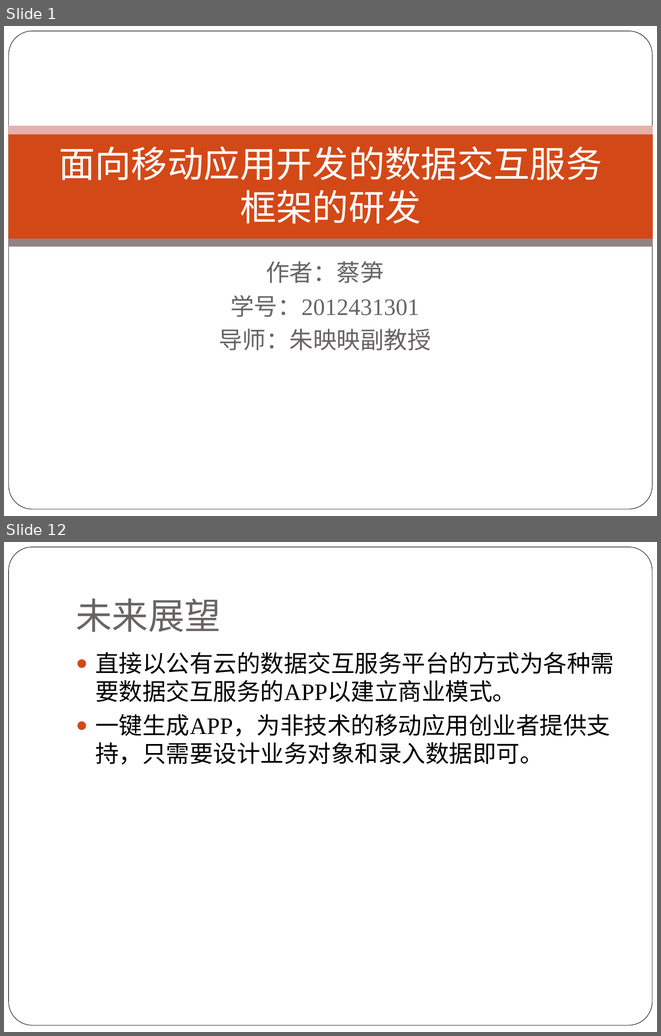
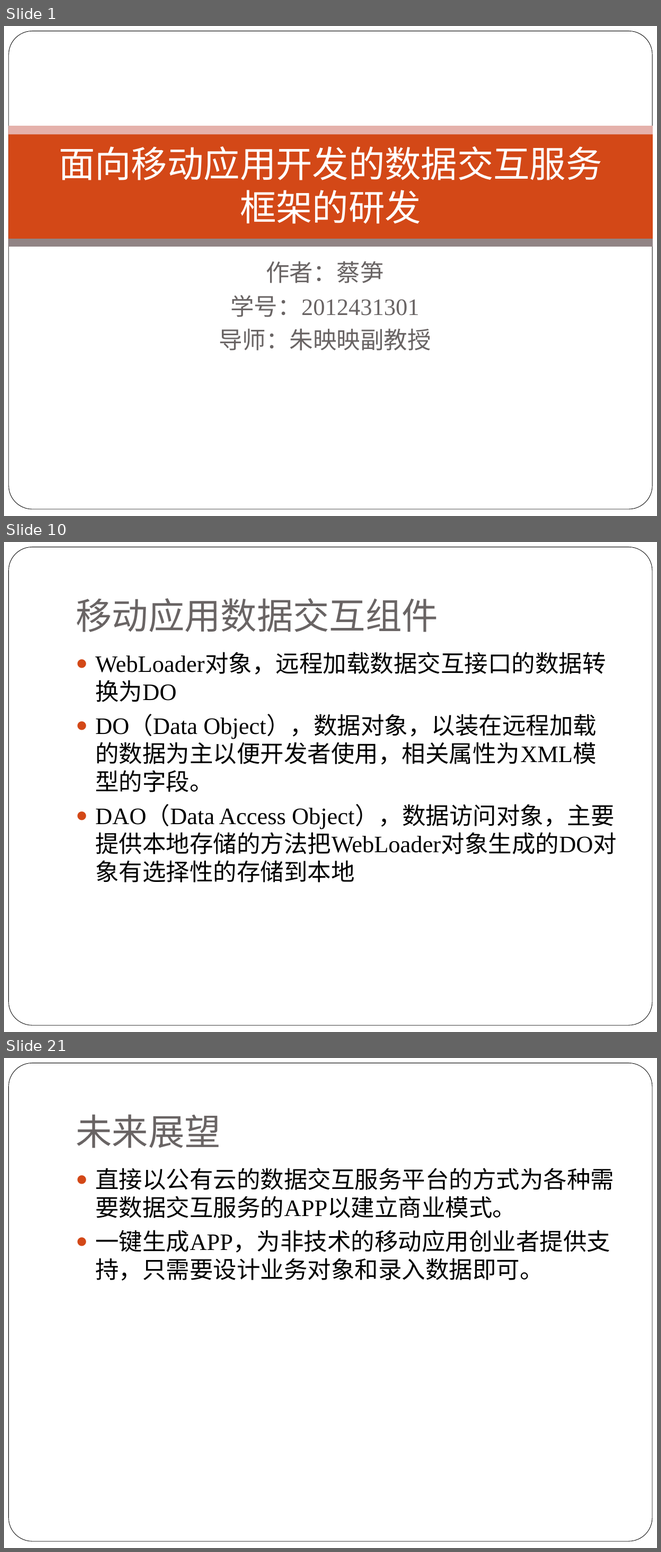
Before and after one commit to alucard263096/MyPaper, a slide deck: 论文PPT.pptx. Shown one above the other, each under a label of ours: slides 1 and 12 before the commit, slides 1, 10 and 21 after it; the slides between them are not shown. The pictures are 661x1036 and 661x1552 pixels, drawn with LibreOffice and Linux fonts; fonts in the diff are those of the drawing; background and template pictures are left out. Boxes give left, top, right and bottom in pixels: in the first picture for what was removed or moved away, otherwise in the second. Text is boxed around its words. In the diff, an @@ line names an element or a change of style, - is before the commit and + after.

```diff
--- a/论文PPT.pptx
+++ b/论文PPT.pptx
@@ slide 10 added at box(4, 542, 657, 1032), background #FFFFFF; not listed: 1 template element that a slide beside it also shows @@
@@ title added at box(76, 598, 438, 632), 40 pt, text #696464 @@
+移动应用数据交互组件
@@ text added at box(95, 653, 617, 854), 26 pt, text #000000 @@
+● WebLoader对象，远程加载数据交互接口的数据转换为DO
+● DO（Data Object），数据对象，以装在远程加载的数据为主以便开发者使用，相关属性为XML模型的字段。
+● DAO（Data Access Object），数据访问对象，主要提供本地存储的方法把WebLoader对象生成的DO对象有选择性的存储到本地
@@ what was slide 12 is now slide 21 @@
```
Also in this commit, not shown: 5 slides changed, 13 other slides added, 5 slides removed.
